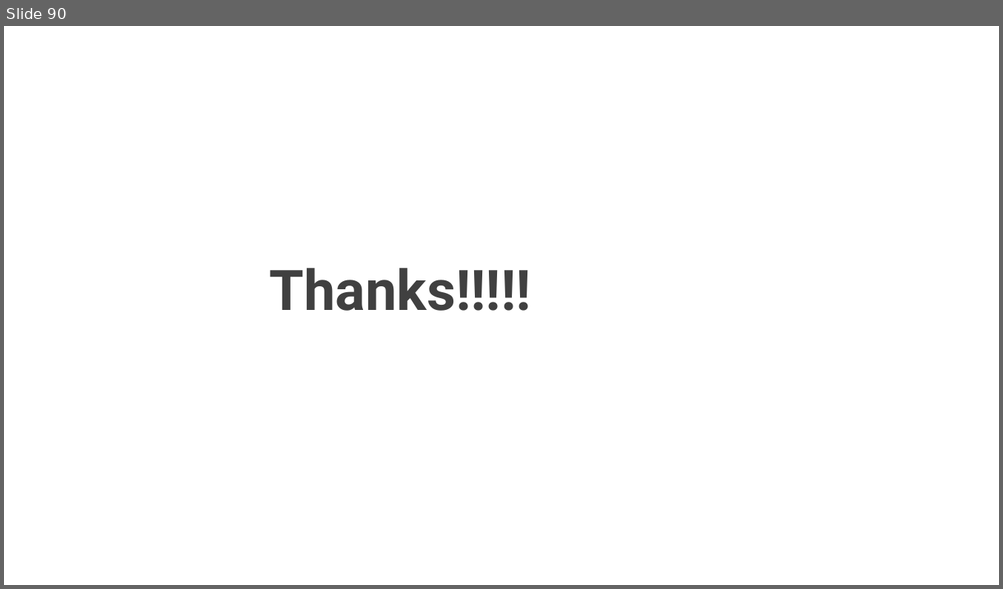
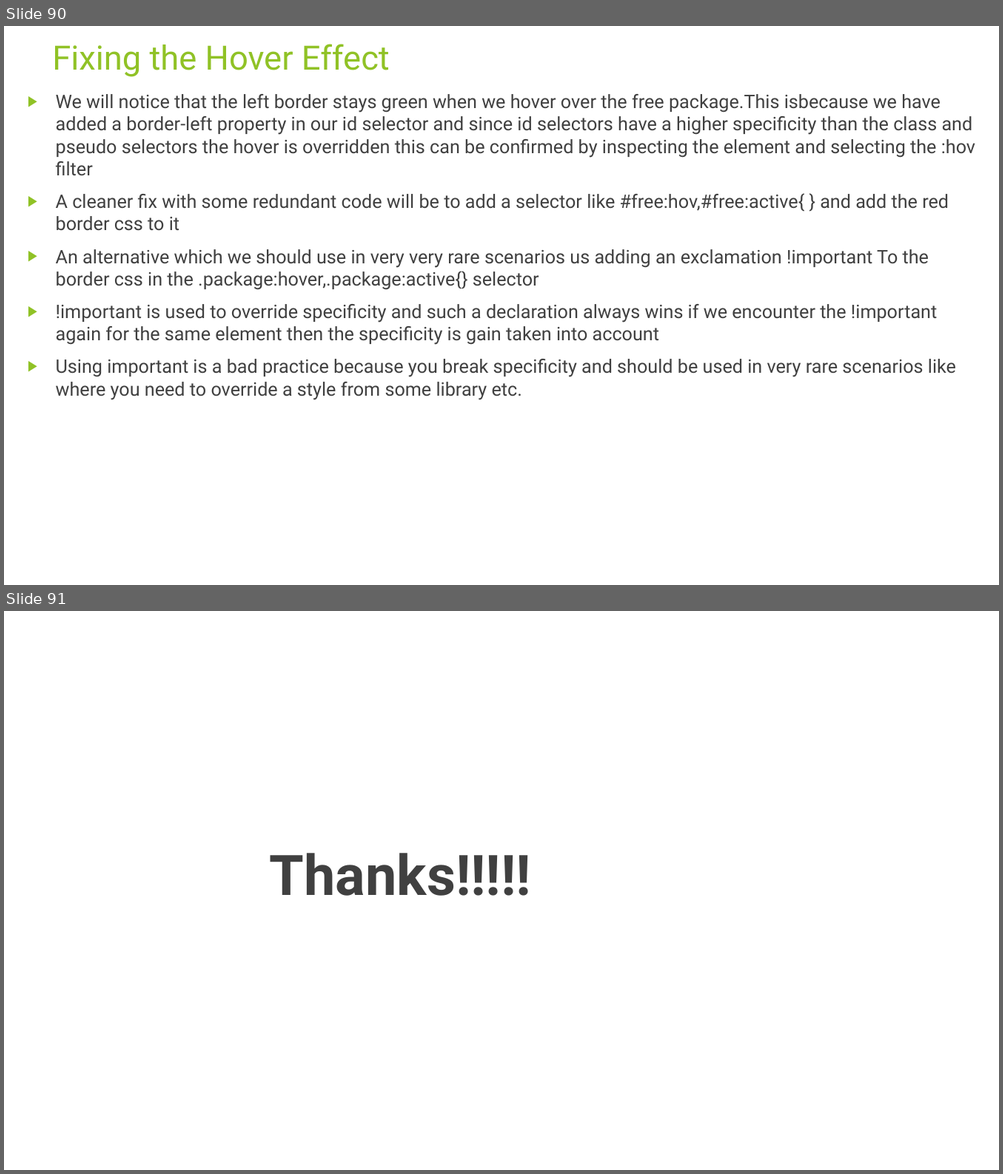
Before and after one commit to rudhrainfogain/CSS, a slide deck: PPT/Css-v5.pptx. Shown one above the other, each under a label of ours: slide 90 before the commit, slides 90 and 91 after it. The pictures are 1003x589 and 1003x1174 pixels, drawn with LibreOffice and Linux fonts; fonts in the diff are those of the drawing. Boxes give left, top, right and bottom in pixels: in the first picture for what was removed or moved away, otherwise in the second. Text is boxed around its words. In the diff, an @@ line names an element or a change of style, - is before the commit and + after.

Commit message:
FixingHoverEffect

```diff
--- a/PPT/Css-v5.pptx
+++ b/PPT/Css-v5.pptx
@@ slide 90 added at (4, 26, 999, 585), background #FFFFFF @@
@@ title added at (52, 44, 390, 77), 32.4 pt, text #90C226 @@
+Fixing the Hover Effect
@@ text added at (56, 94, 975, 400), 18 pt, text #404040 @@
+▶ We will notice that the left border stays green when we hover over the free package.This isbecause we have added a border-left property in our id selector and since id selectors have a higher specificity than the class and pseudo selectors the hover is overridden this can be confirmed by inspecting the element and selecting the :hov filter
+▶ A cleaner fix with some redundant code will be to add a selector like #free:hov,#free:active{ } and add the red border css to it
+▶ An alternative which we should use in very very rare scenarios us adding an exclamation !important To the border css in the .package:hover,.package:active{} selector
+▶ !important is used to override specificity and such a declaration always wins if we encounter the !important again for the same element then the specificity is gain taken into account
+▶ Using important is a bad practice because you break specificity and should be used in very rare scenarios like where you need to override a style from some library etc.
@@ what was slide 90 is now slide 91 @@
```
Also in this commit, not shown: 1 other file.
